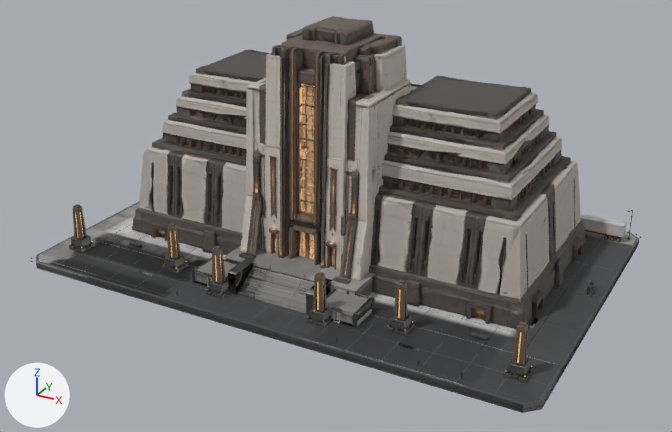
An edit to the glTF model Scene3D/assets/buildings/library.lite.glb, drawn before and after from the same camera.
Before and after are seen from a 50 mm camera at (87.7, -162.9, 88.4) aimed at (1.5, -6.2, 10.0). Every picture has the same lights, and +X, +Y and +Z are marked at lower left. The picture after the commit comes second. Where no turn or scale is listed for an object, it has been applied to the vertices. Vertices at exactly the same position are counted once.

Objects in the first picture: 'hull', 'parts_colony-monumentPylon', 'parts_colony-portalTower', 'parts_colony-steppedWing', 'parts_yard-truck' and 1 more.
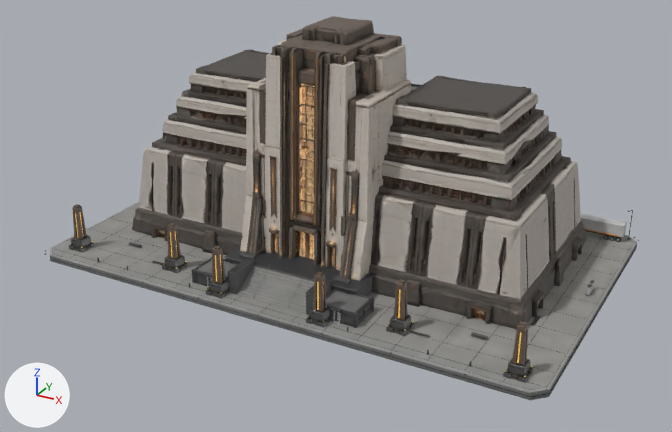
Where the newer file only moved an object's origin or applied its transform, the numbers keep the older frame.

Diff of the bpy script that builds the scene:
```diff
--- a/Scene3D/assets/buildings/library.lite.glb.py
+++ b/Scene3D/assets/buildings/library.lite.glb.py
@@ me_hull @@
 # used by ob_hull; location = (0.0, 0.0, 15.1)
-me_hull.from_pydata(...)  # 8332 vertices, 14995 faces; spans x -56.2..56.2, y -38.2..38.2, z -16.7..16.7
+me_hull.from_pydata(...)  # 8334 vertices, 14983 faces; spans x -56.2..56.2, y -34.2..36.2, z -16.7..16.7
+# me_hull part 1: the loose piece of 48 vertices spanning x -56.0..56.0, y -38.0..38.0, z -15.4..-15.1 is scaled about its middle by (1, 0.919, 1), then moved by (0.0, 1.0, 0.0)
+# me_hull part 2: the loose piece of 16 vertices spanning x -55.5..55.5, y -37.5..37.5, z -15.1 is scaled about its middle by (1, 0.918, 1), then moved by (0.0, 1.0, 0.0)
+# me_hull part 3: the loose piece of 16 vertices spanning x -56.1..56.1, y -38.1..38.1, z -16.1..-15.9 is scaled about its middle by (1, 0.919, 1), then moved by (0.0, 1.0, 0.0)
+# me_hull part 4: a new loose piece, a box spanning x 48.511..48.6, y -33.292..35.312, z -15.077..-15.063, in mat_library
+# me_hull part 5: the loose piece of 8 vertices spanning x -55.3..55.3, y -17.1..-17.0, z -15.1 is moved by (0.0, -2.7, 0.0)
+# me_hull part 6: the loose piece of 8 vertices spanning x -55.3..55.3, y -23.9..-23.8, z -15.1 is moved by (0.0, -2.7, 0.0)
+# me_hull part 7: the loose piece of 8 vertices spanning x -53.4..53.4, y -37.5, z -15.1 is moved by (0.0, 4.0, 0.0)
+# me_hull part 8: the loose piece of 48 vertices spanning x -56.0..56.0, y -38.0..38.0, z -16.7..-15.4 is rebuilt with 48 vertices and now spans x -56.0..56.0, y -34.0..36.0, z -16.7..-15.4
+# me_hull part 9: the loose piece of 16 vertices spanning x -56.1..56.0, y -38.0..38.1, z -16.7..-16.5 is rebuilt with 16 vertices and now spans x -56.1..56.0, y -34.0..36.1, z -16.7..-16.5
+# me_hull part 10: 128 loose pieces with 1552 vertices, spanning x -56.2..56.2, y -38.2..38.2, z -15.4..-14.2, are deleted
+# me_hull part 11: 8 vertices moved from x 55.9..56.2, y 7.8, z -15.4..-15.2 to x 55.9..56.2, y 7.9, z -15.4..-15.2; 39 vertices removed from x -18.7..56.2, y -29.7..7.5, z -15.4..-11.2; 1471 vertices added at x -56.2..56.2, y -34.2..36.2, z -15.4..-11.2
+# me_hull part 12: 8084 kept faces spanning x -54.3..56.2, y -30.3..34.3, z -15.4..16.7 get new texture (UV) coordinates
+# other edits to the shape of me_hull do not show in these pictures
 me_hull.materials.append(mat_library)
```

Changed parts and their boxes [x1, y1, x2, y2] in the pictures (672 x 432 px; the box of a moved part takes in the faces that stretch with it):
'hull', reshaped
    before: [31, 83, 641, 413]
    after: [44, 83, 639, 400]
part 1 of me_hull, moved or reshaped
    before: [36, 201, 639, 406]
    after: [50, 201, 637, 393]
part 2 of me_hull, moved or reshaped
    before: [39, 202, 636, 402]
    after: [52, 202, 634, 390]
part 3 of me_hull, moved or reshaped
    before: [36, 242, 639, 410]
    after: [50, 246, 637, 397]
part 4 of me_hull, added
    after: [503, 235, 604, 382]
part 5 of me_hull, moved or reshaped
    before: [101, 225, 569, 347]
    after: [92, 229, 565, 354]
part 6 of me_hull, moved or reshaped
    before: [91, 239, 557, 365]
    after: [95, 247, 554, 373]
part 7 of me_hull, moved or reshaped
    before: [40, 261, 521, 402]
    after: [54, 254, 530, 390]
part 8 of me_hull, rebuilt (9% shorter)
    before: [36, 241, 639, 412]
    after: [50, 244, 637, 399]
part 9 of me_hull, rebuilt (9% shorter)
    before: [37, 244, 639, 413]
    after: [50, 247, 637, 400]
part 10 of me_hull, deleted
    before: [31, 205, 641, 409]
part 11 of me_hull, reshaped
    before: [195, 246, 609, 316]
    after: [44, 205, 639, 396]
part 12 of me_hull, surface changed
    both: [132, 84, 595, 340]
